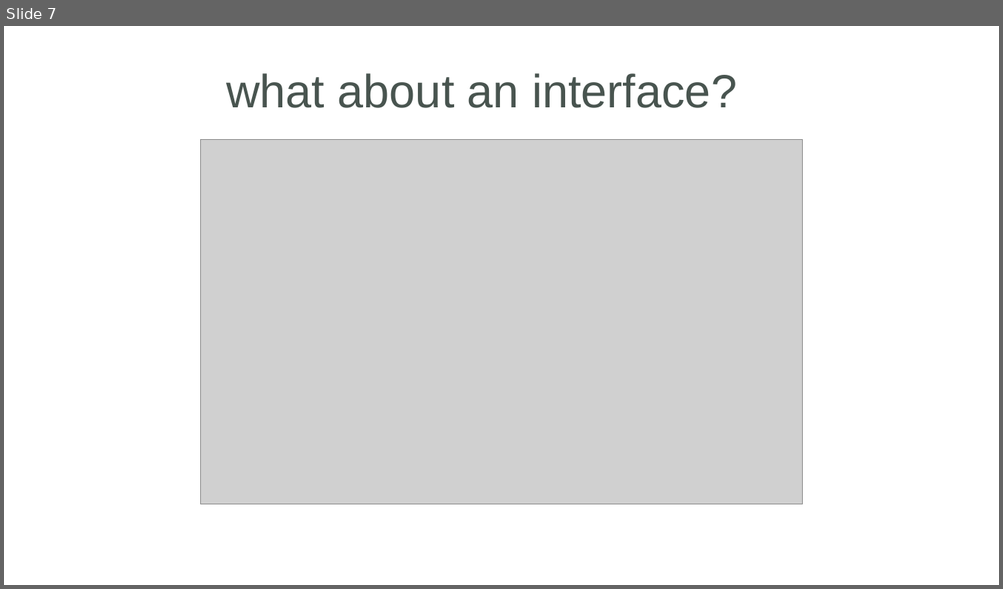
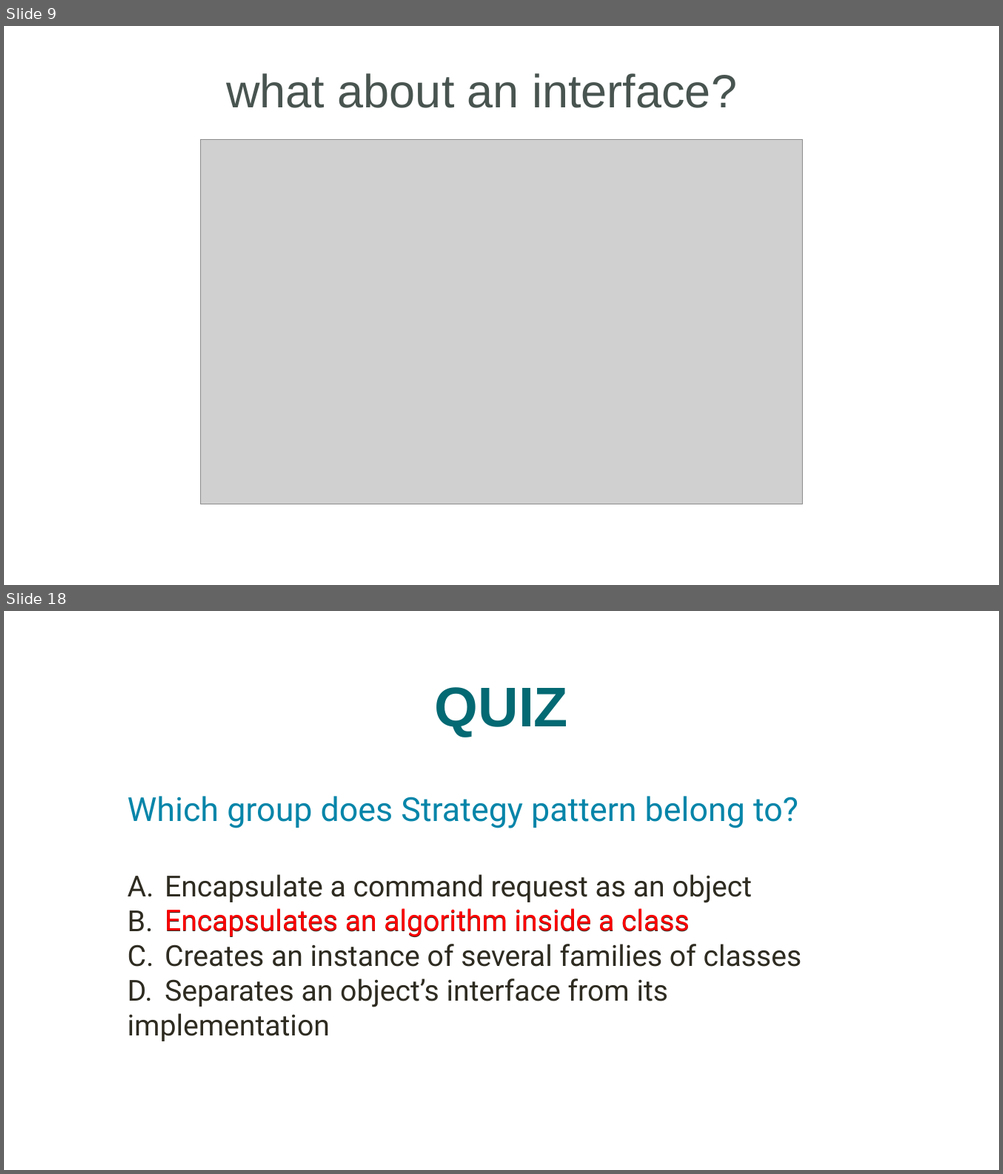
Before and after one commit to ntninh18/crossy-road, a slide deck: seminar/StrategyPattern.pptx. Shown one above the other, each under a label of ours: slide 7 before the commit, slides 9 and 18 after it; the slides between them are not shown. The pictures are 1003x589 and 1003x1174 pixels, drawn with LibreOffice and Linux fonts; fonts in the diff are those of the drawing; grey boxes stand for pictures. Boxes give left, top, right and bottom in pixels: in the first picture for what was removed or moved away, otherwise in the second. Text is boxed around its words. In the diff, an @@ line names an element or a change of style, - is before the commit and + after.

```diff
--- a/seminar/StrategyPattern.pptx
+++ b/seminar/StrategyPattern.pptx
@@ slide 18 added at box(4, 611, 999, 1170), background #FFFFFF @@
@@ text added at box(435, 687, 568, 737), 54 pt, text #036973, bold @@
+QUIZ
@@ text added at box(128, 796, 802, 1042), 28 pt, text #2E2B21 @@
+Which group does Strategy pattern belong to?
+A. Encapsulate a command request as an object
+B. Encapsulates an algorithm inside a class
+C. Creates an instance of several families of classes
+D. Separates an object’s interface from its implementation
@@ text added at box(165, 908, 689, 937), 28 pt, text #FF0000 @@
+Encapsulates an algorithm inside a class
@@ what was slide 7 is now slide 9 @@
```
Also in this commit, not shown: 2 slides changed, 12 other slides added, 1 slide removed.
